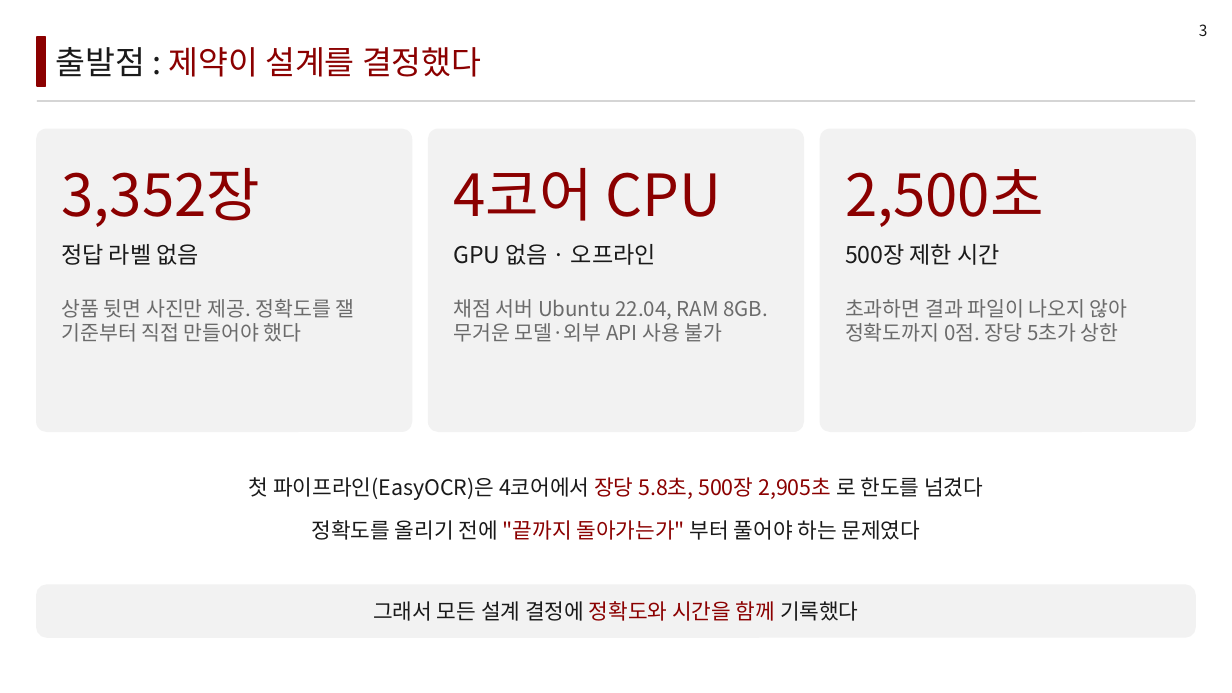
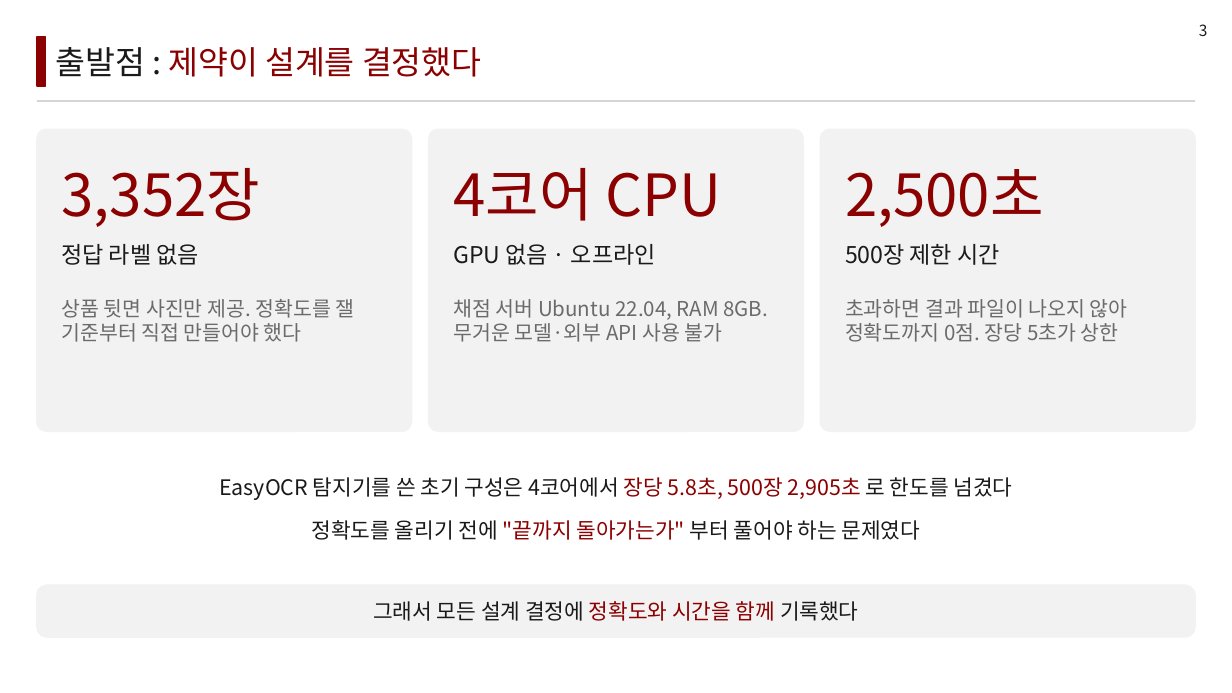
Before and after one commit to LEEbyeongchul/itda3-CODE-subway, a slide deck: slide 3 of 발표/[CODE]_서브웨이_본선발표.pptx. Drawn at 1232x693 pixels with LibreOffice and Linux fonts; fonts in the diff are those of the drawing. Boxes give left, top, right and bottom in pixels: in the first picture for what was removed or moved away, otherwise in the second. Text is boxed around its words. In the diff, an @@ line names an element or a change of style, - is before the commit and + after.

```diff
--- a/발표/[CODE]_서브웨이_본선발표.pptx
+++ b/발표/[CODE]_서브웨이_본선발표.pptx
@@ text at (219,477,1013,500): text changed @@
-첫 파이프라인(EasyOCR)은 4코어에서 장당 5.8초, 500장 2,905초 로 한도를 넘겼다
+EasyOCR 탐지기를 쓴 초기 구성은 4코어에서 장당 5.8초, 500장 2,905초 로 한도를 넘겼다
```
Also in this commit, not shown: 10 other slides changed, 10 other files.
